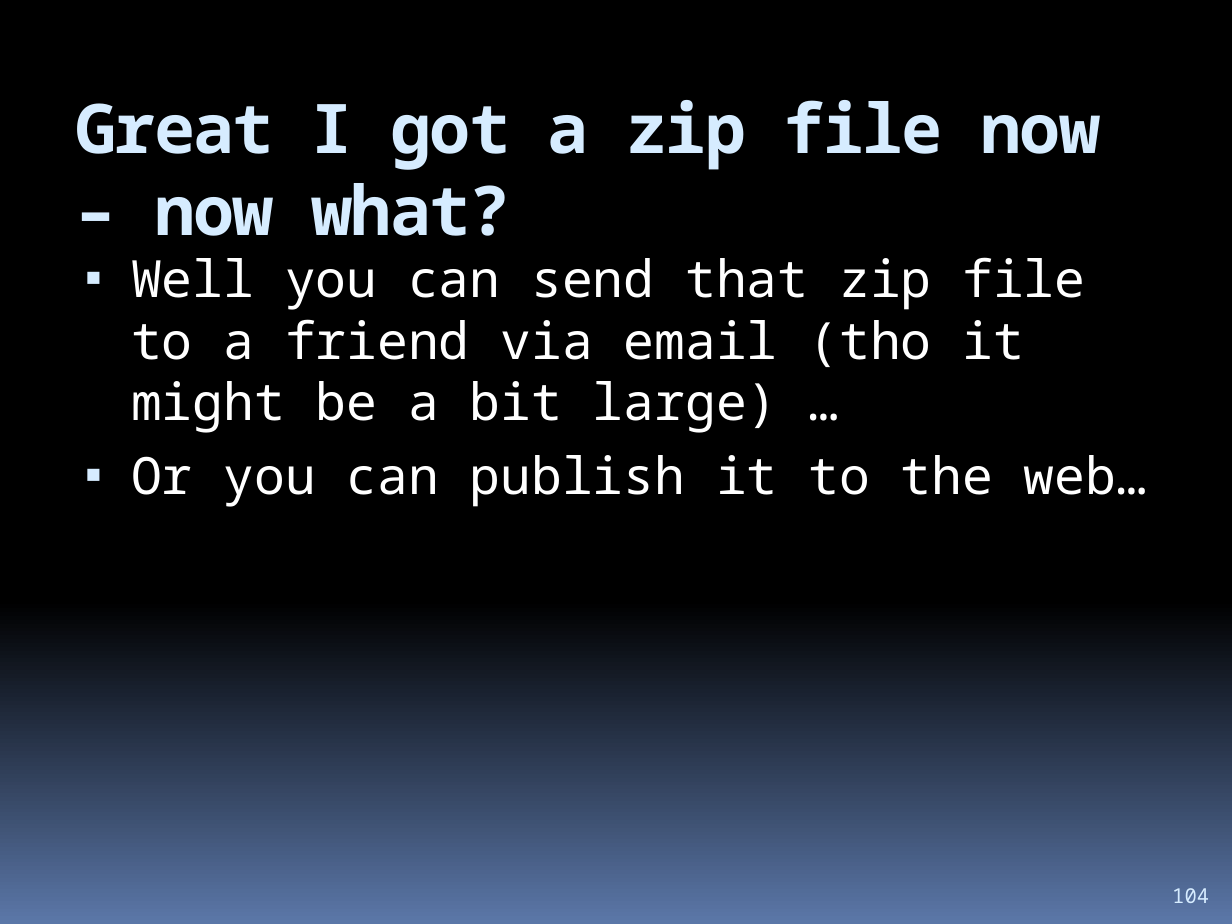
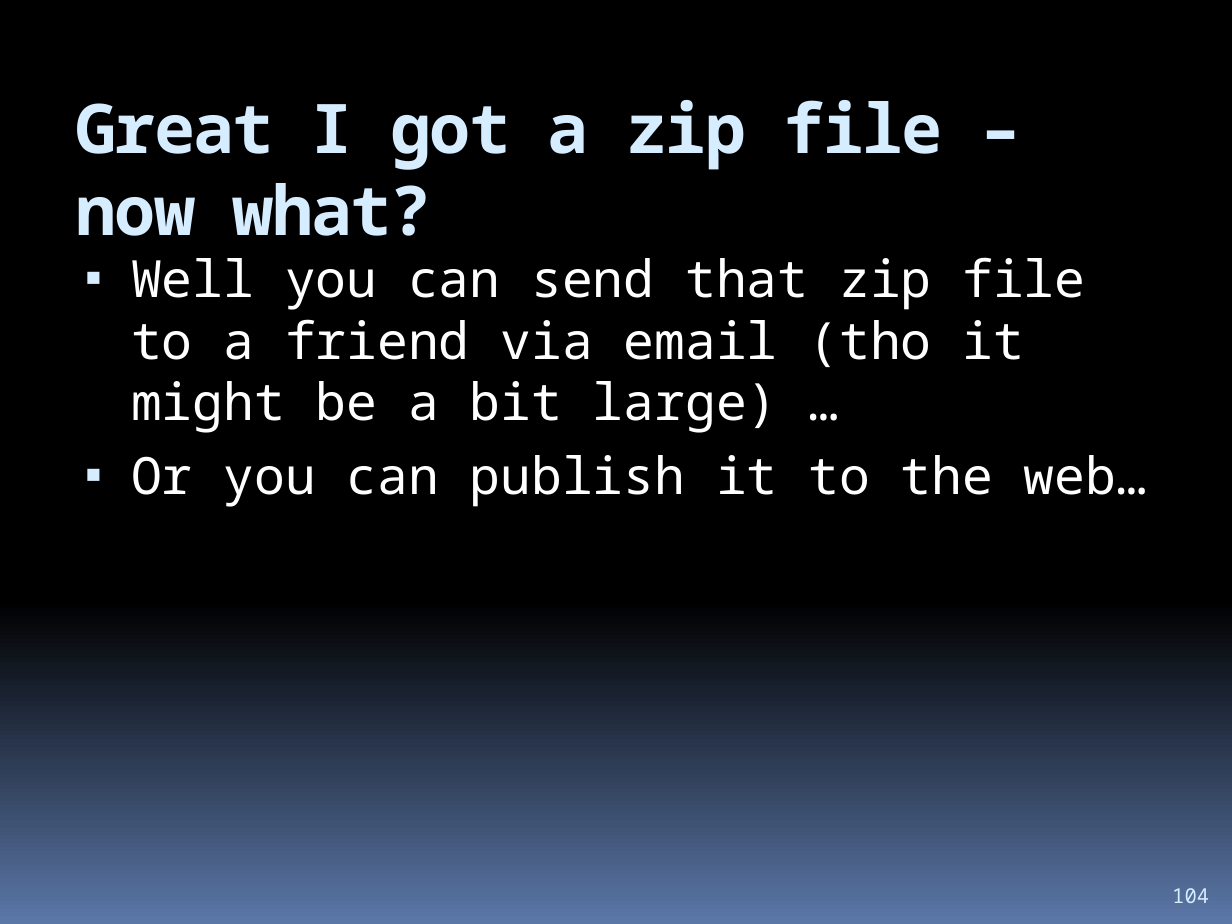
Before and after one commit to hchan/comp2613, a slide deck: slide 104 of coursePresentation.pptx. Drawn at 1232x924 pixels with LibreOffice and Linux fonts; fonts in the diff are those of the drawing. Boxes give left, top, right and bottom in pixels: in the first picture for what was removed or moved away, otherwise in the second. Text is boxed around its words. In the diff, an @@ line names an element or a change of style, - is before the commit and + after.

```diff
--- a/coursePresentation.pptx
+++ b/coursePresentation.pptx
@@ title at (x1=76, y1=100, x2=943, y2=236): text changed @@
-Great I got a zip file now – now what?
+Great I got a zip file – now what?
```
Also in this commit, not shown: 2 other slides changed.
